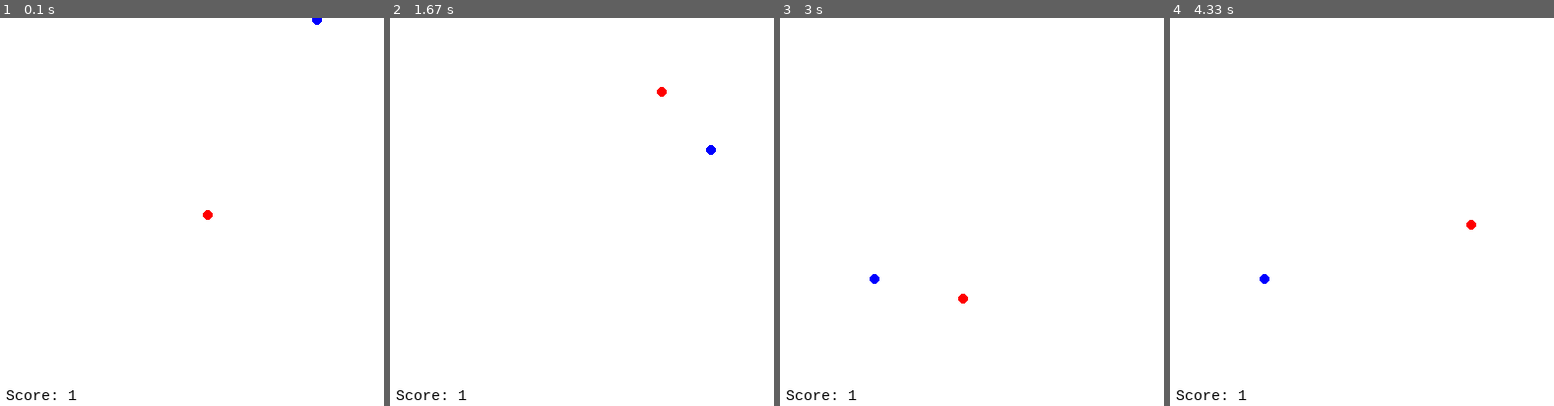
Above: before the commit, frames 1-4 (left to right).
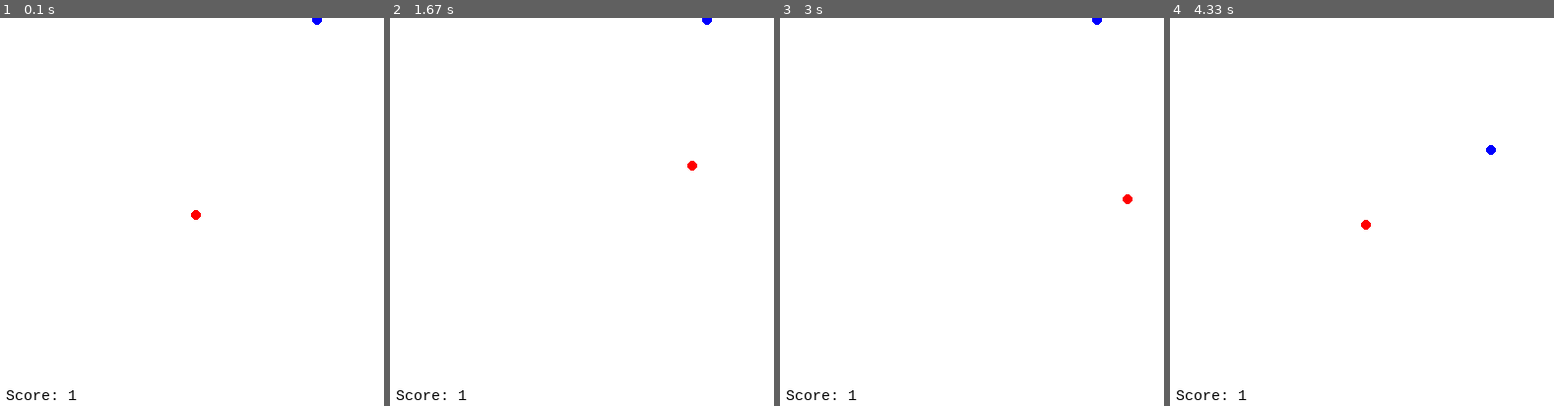
Above: after the commit, the same moments.

Repository: ohadch/pygame-snake
Game: pygame game, started from main.py
Same seed, same stepped clock (60 frames per second), same inputs: the game is played once before the commit and once after it.
Inputs:
- Up to frame 1 (0.1 s): no input
- Up to frame 2 (1.67 s): hold Right 0.33-0.8 s; hold Up 0.83-1.3 s; hold Right from 1.33 s (still down)
- Up to frame 3 (3 s): release Right at 1.8 s; hold Left 1.83-2.37 s; hold Down 2.4-2.7 s; hold Left from 2.73 s (still down)
- Up to frame 4 (4.33 s): release Left at 3.13 s; hold Up 3.17-3.53 s; hold Right 3.57-4.2 s; hold Down from 4.23 s (still down)

The runs differ from the first frame. In frame 1, 0.1% of the frame differs, in the area x 49-56%, y 49-53%; in frame 2, 0.2%; in frame 3, 0.2%; in frame 4, 0.2%, in the area x 23-85%, y 32-69%.

Commit message:
feat: speed builds incrementally

Diff:
--- a/src/core/game.py
+++ b/src/core/game.py
@@ -1,7 +1,7 @@
 import pygame
 
-from src.core.vectors import RIGHT, LEFT, UP, DOWN
 from src.entities import SnakeEntity, FoodEntity
+from src.enums import Direction
 from src.settings import score_font, BLACK, WHITE, HEIGHT
 
 
@@ -27,7 +27,7 @@
             clock.tick(self.frame_rate)
 
             # Update HUD
-            score_label = score_font.render("Score: {}".format(len(self.snake.positions)), 1, BLACK)
+            score_label = score_font.render("Score: {}".format(len(self.snake._positions)), 1, BLACK)
 
             for event in pygame.event.get():  # User did something
                 if event.type == pygame.QUIT:  # If user clicked close
@@ -35,13 +35,13 @@
                 elif event.type == pygame.KEYDOWN:
                     prev_vector = self.snake.vector
                     if event.key == pygame.K_RIGHT:
-                        self.snake.vector = RIGHT
+                        self.snake.update_vector(direction=Direction.RIGHT)
                     elif event.key == pygame.K_LEFT:
-                        self.snake.vector = LEFT
+                        self.snake.update_vector(direction=Direction.LEFT)
                     if event.key == pygame.K_UP:
-                        self.snake.vector = UP
+                        self.snake.update_vector(direction=Direction.UP)
                     elif event.key == pygame.K_DOWN:
-                        self.snake.vector = DOWN
+                        self.snake.update_vector(direction=Direction.DOWN)
                     if prev_vector.__invert__().__dict__ == self.snake.vector.__dict__:
                         self.snake.vector = prev_vector
 
@@ -49,6 +49,7 @@
                 done = True
 
             if self.snake.encounters(self.food, self.object_padding):
+                self.snake.speed = self.snake.speed * 1.3
                 self.snake.eat()
 
             # Clear the screen and set the screen background
--- a/src/core/position.py
+++ b/src/core/position.py
@@ -8,7 +8,7 @@
         return self.x, self.y
 
     def is_clear(self, game_):
-        for pos in game_.snake.positions:
+        for pos in game_.snake._positions:
             if pos.coordinates == self.coordinates():
                 return False
         return True
--- a/src/core/vector.py
+++ b/src/core/vector.py
@@ -1,3 +1,6 @@
+from src.enums import Direction
+
+
 class Vector:
 
     def __init__(self, x, y):
@@ -6,3 +9,16 @@
 
     def __invert__(self):
         return Vector(-self.x, -self.y)
+
+    @classmethod
+    def from_direction(cls, direction: Direction, speed: int):
+        if direction == Direction.UP:
+            return cls(0, -speed)
+        if direction == Direction.DOWN:
+            return cls(0, speed)
+        if direction == Direction.LEFT:
+            return cls(-speed, 0)
+        if direction == Direction.RIGHT:
+            return cls(speed, 0)
+
+        raise ValueError(f"Invalid direction: {direction}")
--- a/src/core/vectors.py
+++ /dev/null
@@ -1,7 +0,0 @@
-from src.core.vector import Vector
-from src.settings import VECTOR_SIZE
-
-RIGHT = Vector(VECTOR_SIZE, 0)
-LEFT = Vector(-VECTOR_SIZE, 0)
-UP = Vector(0, -VECTOR_SIZE)
-DOWN = Vector(0, VECTOR_SIZE)
--- a/src/entities/__init__.py
+++ b/src/entities/__init__.py
@@ -1,2 +1,2 @@
-from .snakeentity import SnakeEntity
-from .foodentity import FoodEntity
+from .snake import SnakeEntity
+from .food import FoodEntity
--- /dev/null
+++ b/src/entities/snake.py
@@ -0,0 +1,65 @@
+import pygame
+
+from src.core.position import Position
+from src.core.vector import Vector
+from src.entities.entity import Entity
+from src.enums import Direction
+from src.settings import WIDTH, HEIGHT, RED
+
+
+class SnakeEntity(Entity):
+
+    def __init__(self, game, speed: int = 2):
+        super().__init__(game)
+        self._positions = [Position(WIDTH / 2, HEIGHT / 2)]
+        self.speed = speed
+        self.vector = Vector.from_direction(
+            direction=Direction.RIGHT, speed=speed
+        )
+
+    def new_pos(self):
+        new_x = self._positions[0].x + self.vector.x
+        new_y = self._positions[0].y + self.vector.y
+        return Position(new_x, new_y)
+
+    def update(self, eat=False):
+        self._positions.insert(0, self.new_pos())
+
+        if eat is False:
+            self._positions.pop()
+
+    def eat(self):
+        self.update(True)
+        self.game.food.position = self.game.food.random_position()
+
+    def is_out_of_boundaries(self):
+        return self._positions[0].x == 0 or self._positions[0].x == WIDTH or self._positions[0].y == 0 or self._positions[0].y == HEIGHT
+
+    def is_self_colliding(self):
+        for position in self._positions[1:]:
+            if self._positions[0].coordinates() == position.coordinates():
+                return True
+        return False
+
+    def is_colliding(self):
+        return self.is_out_of_boundaries() or self.is_self_colliding()
+
+    def show(self):
+        for position in self._positions:
+            pygame.draw.circle(self.game.screen, RED, position.coordinates(), 5)
+
+    def encounters(self, other, padding):
+        if abs(self._positions[0].x - other.position.x) <= padding:
+            if abs(self._positions[0].y - other.position.y) <= padding:
+                return True
+        return False
+
+    def update_vector(self, direction: Direction):
+        if direction == Direction.UP:
+            self.vector = Vector(0, -self.speed)
+        elif direction == Direction.DOWN:
+            self.vector = Vector(0, self.speed)
+        elif direction == Direction.LEFT:
+            self.vector = Vector(-self.speed, 0)
+        elif direction == Direction.RIGHT:
+            self.vector = Vector(self.speed, 0)
--- a/src/entities/snakeentity.py
+++ /dev/null
@@ -1,50 +0,0 @@
-import pygame
-
-from src.core.position import Position
-from src.core.vectors import RIGHT
-from src.entities.entity import Entity
-from src.settings import WIDTH, HEIGHT, RED
-
-
-class SnakeEntity(Entity):
-
-    def __init__(self, game):
-        super().__init__(game)
-        self.positions = [Position(WIDTH / 2, HEIGHT / 2)]
-        self.vector = RIGHT
-
-    def new_pos(self):
-        new_x = self.positions[0].x + self.vector.x
-        new_y = self.positions[0].y + self.vector.y
-        return Position(new_x, new_y)
-
-    def update(self, eat=False):
-        self.positions.insert(0, self.new_pos())
-        if eat is False:
-            self.positions.pop()
-
-    def eat(self):
-        self.update(True)
-        self.game.food.position = self.game.food.random_position()
-
-    def is_out_of_boundaries(self):
-        return self.positions[0].x == 0 or self.positions[0].x == WIDTH or self.positions[0].y == 0 or self.positions[0].y == HEIGHT
-
-    def is_self_colliding(self):
-        for position in self.positions[1:]:
-            if self.positions[0].coordinates() == position.coordinates():
-                return True
-        return False
-
-    def is_colliding(self):
-        return self.is_out_of_boundaries() or self.is_self_colliding()
-
-    def show(self):
-        for position in self.positions:
-            pygame.draw.circle(self.game.screen, RED, position.coordinates(), 5)
-
-    def encounters(self, other, padding):
-        if abs(self.positions[0].x - other.position.x) <= padding:
-            if abs(self.positions[0].y - other.position.y) <= padding:
-                return True
-        return False
--- /dev/null
+++ b/src/enums.py
@@ -0,0 +1,5 @@
+class Direction:
+    UP = 1
+    DOWN = 2
+    LEFT = 3
+    RIGHT = 4
--- a/src/settings.py
+++ b/src/settings.py
@@ -11,8 +11,6 @@
 GREEN = (0, 255, 0)
 RED = (255, 0, 0)
 
-VECTOR_SIZE = 5
-
 # Initialize the game engine
 pygame.init()
 
Renamed: src/entities/foodentity.py -> src/entities/food.py
